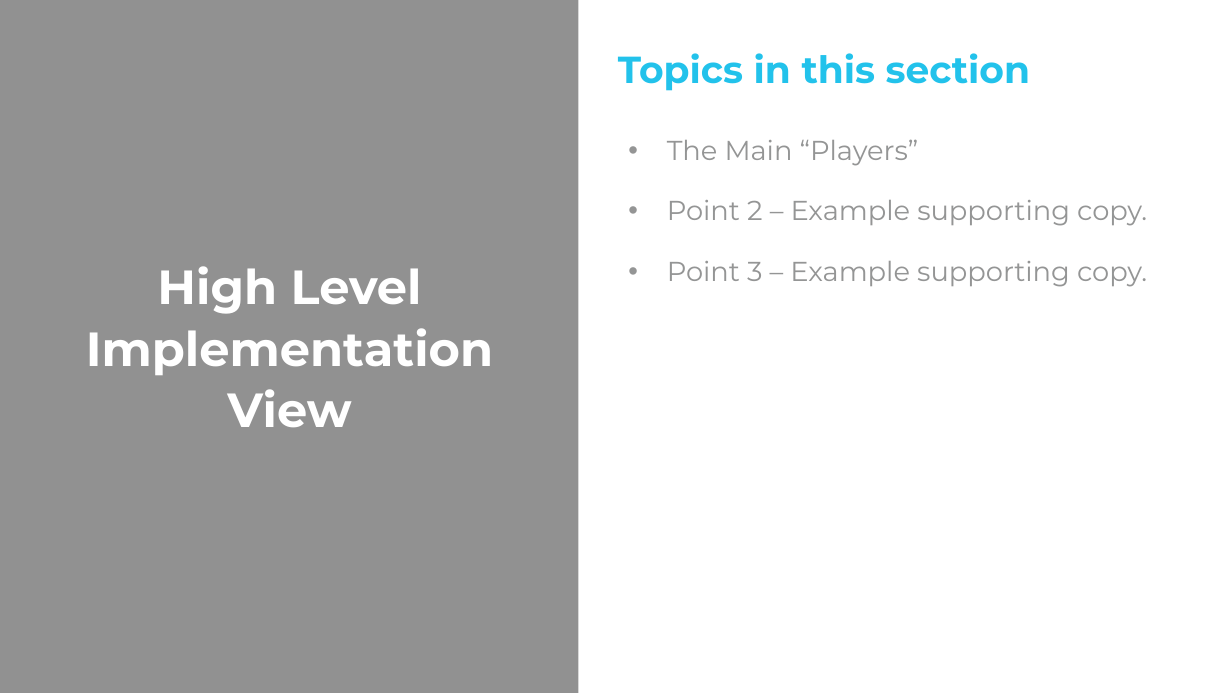
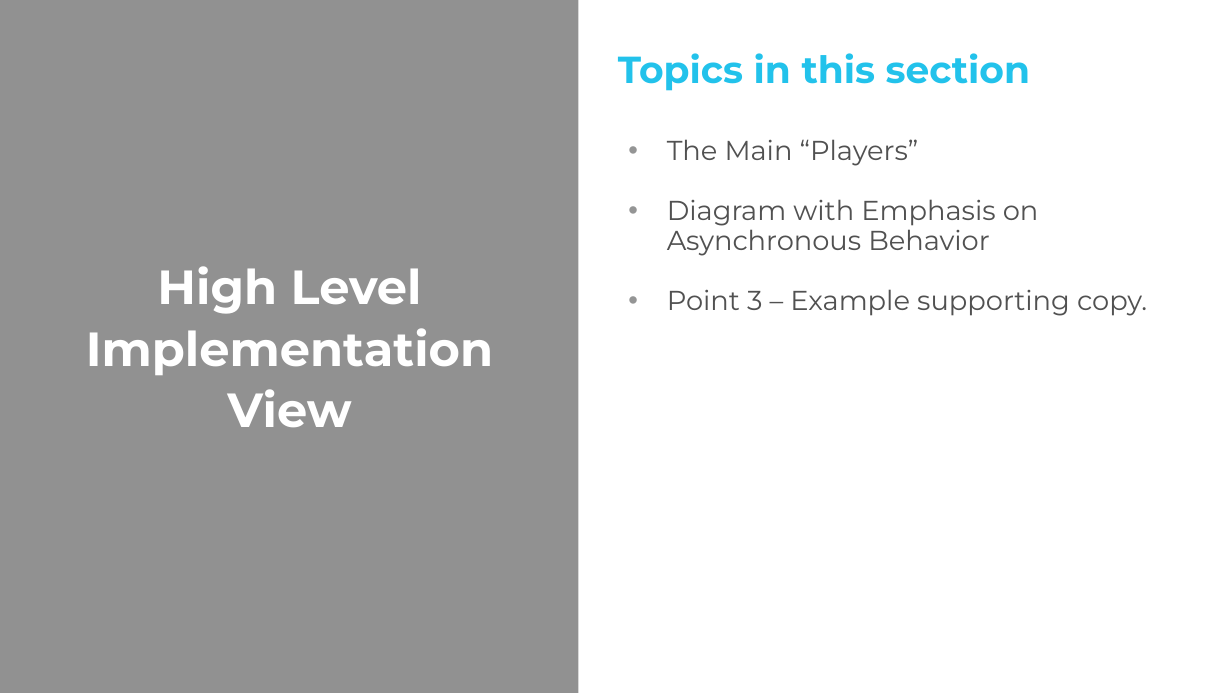
Before and after one commit to BrightcoveLearning/BCL-LearningSamples, a slide deck: slide 5 of PLAYTV2020/rest-apis-intro.pptx. Drawn at 1232x693 pixels with LibreOffice and Linux fonts; fonts in the diff are those of the drawing; background and template pictures are left out. Boxes give left, top, right and bottom in pixels: in the first picture for what was removed or moved away, otherwise in the second. Text is boxed around its words. In the diff, an @@ line names an element or a change of style, - is before the commit and + after.

```diff
--- a/PLAYTV2020/rest-apis-intro.pptx
+++ b/PLAYTV2020/rest-apis-intro.pptx
@@ text at (667, 139, 1147, 316): text colour #949595 to #515151 in "The Main “Players”", "Point 3 – Example supporting copy." @@
@@ text at (667, 199, 1039, 256): text changed; text colour #949595 to #515151 @@
-• Point 2 – Example supporting copy.
+• Diagram with Emphasis on Asynchronous Behavior
```
Also in this commit, not shown: 1 other slide changed.
